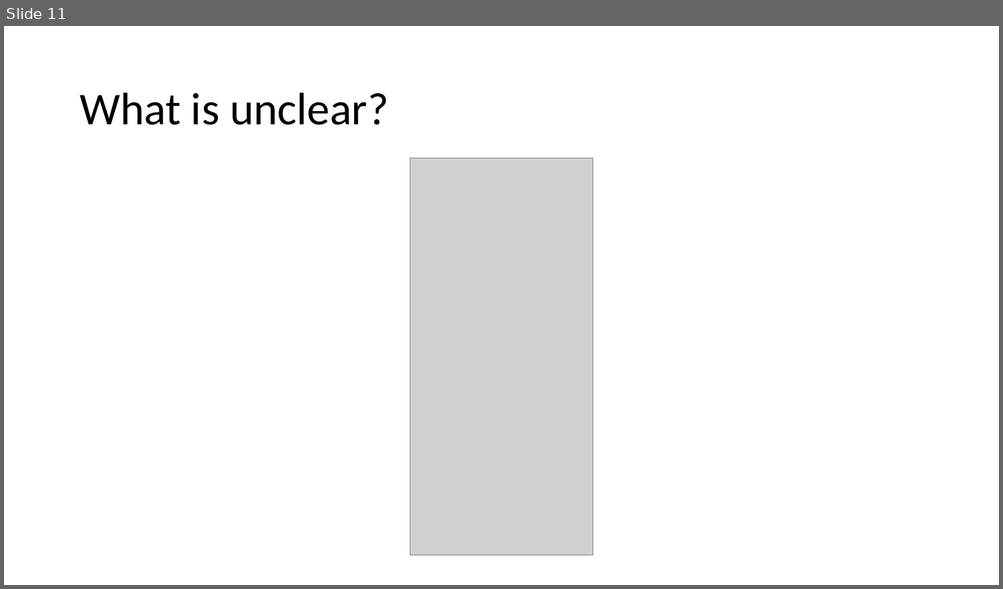
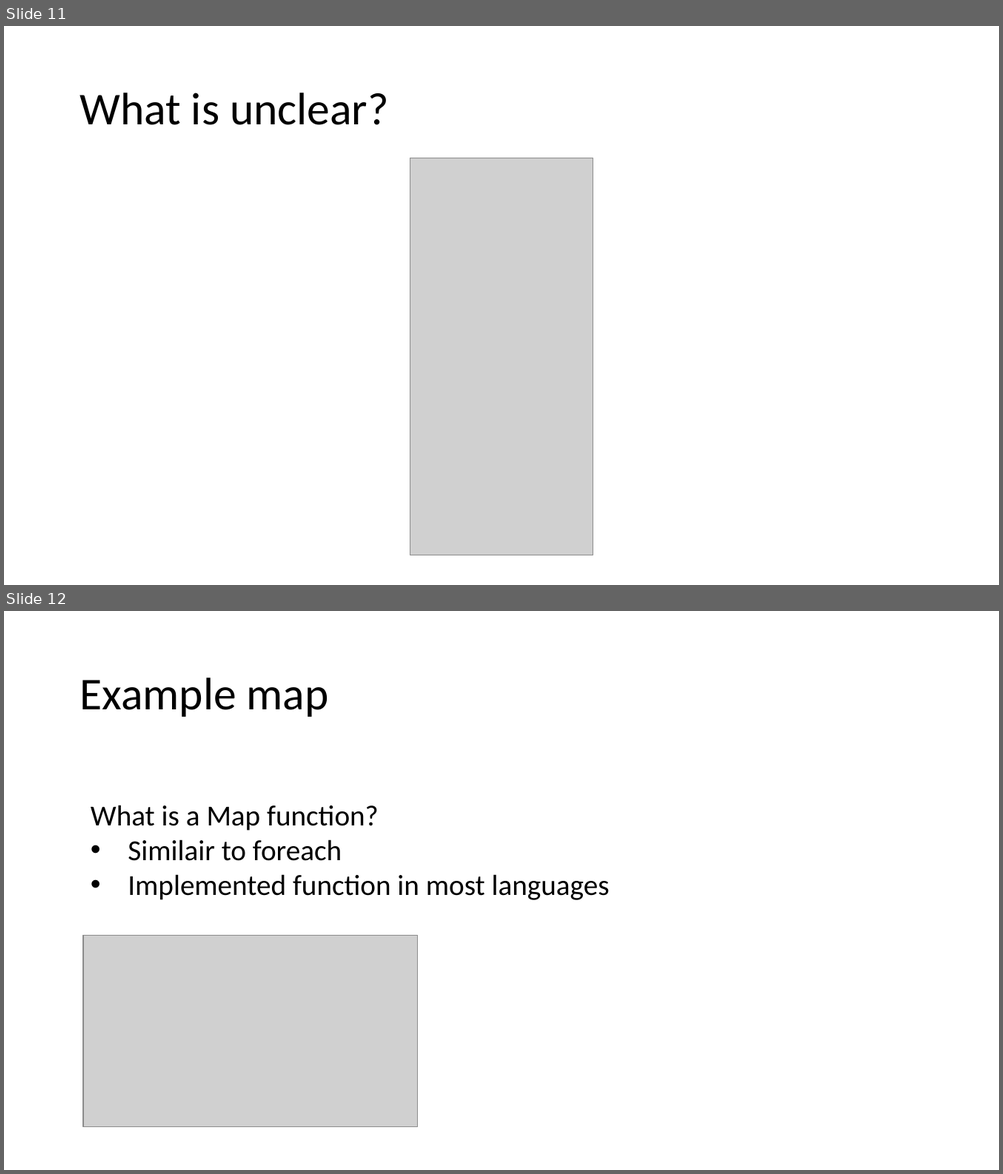
Before and after one commit to JoZonneveld/TCR-python-lessons, a slide deck: Lessons/Jaar 2/Lesson 3/Lesson 3.pptx. Shown one above the other, each under a label of ours: slide 11 before the commit, slides 11 and 12 after it. The pictures are 1003x589 and 1003x1174 pixels, drawn with LibreOffice and Linux fonts; fonts in the diff are those of the drawing; grey boxes stand for pictures; background and template pictures are left out. Boxes give left, top, right and bottom in pixels: in the first picture for what was removed or moved away, otherwise in the second. Text is boxed around its words. In the diff, an @@ line names an element or a change of style, - is before the commit and + after.

```diff
--- a/Lessons/Jaar 2/Lesson 3/Lesson 3.pptx
+++ b/Lessons/Jaar 2/Lesson 3/Lesson 3.pptx
@@ slide 12 added at [4, 611, 999, 1170], background #FFFFFF @@
@@ title added at [79, 678, 329, 717], 44 pt, text #000000 @@
+Example map
@@ text added at [91, 805, 609, 900], 28 pt, text #000000 @@
+What is a Map function?
+• Similair to foreach
+• Implemented function in most languages
@@ picture added at [83, 936, 418, 1128] @@
```
Also in this commit, not shown: 1 slide changed, 3 other slides added, 2 slides removed, 2 other files.
